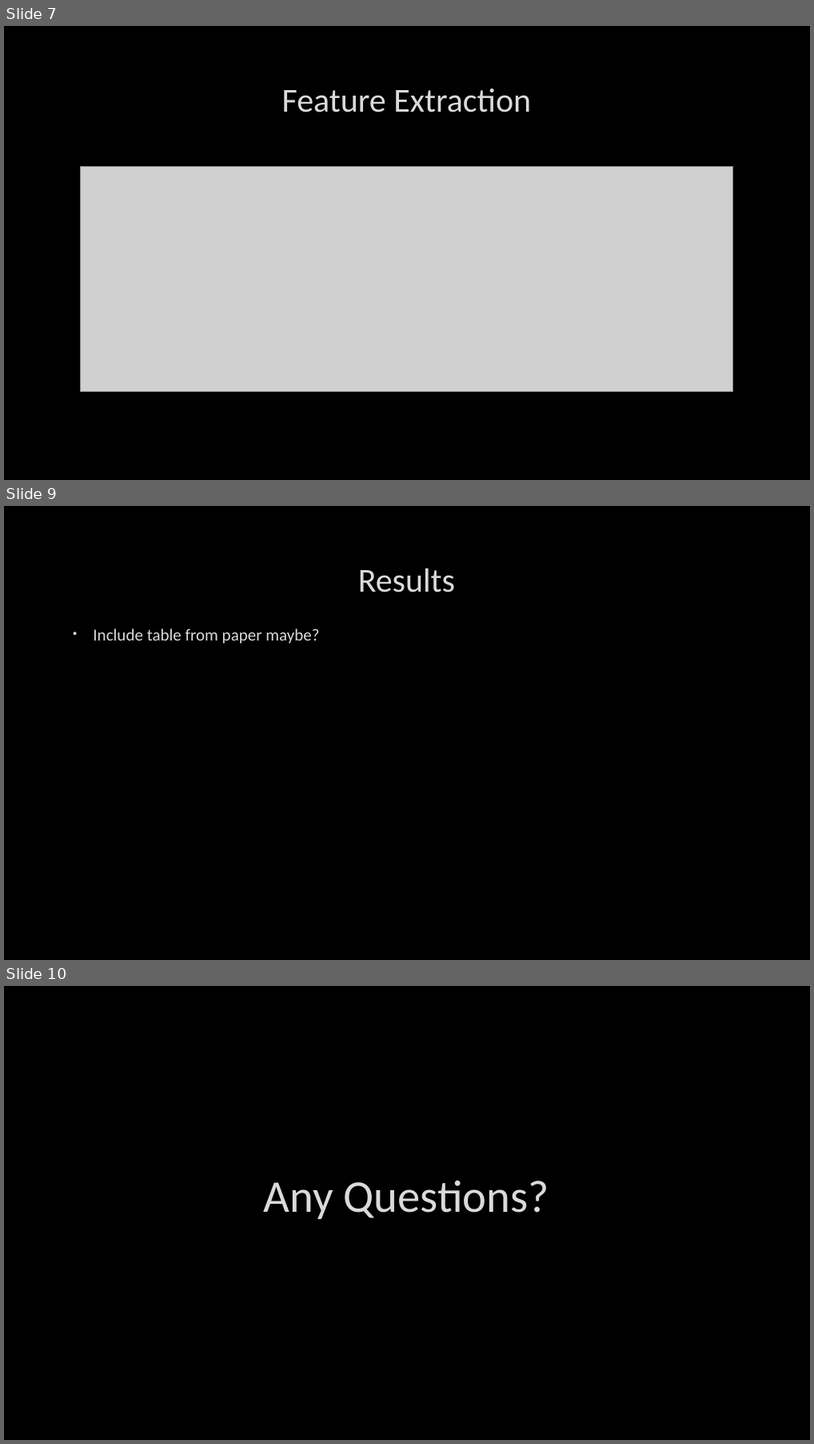
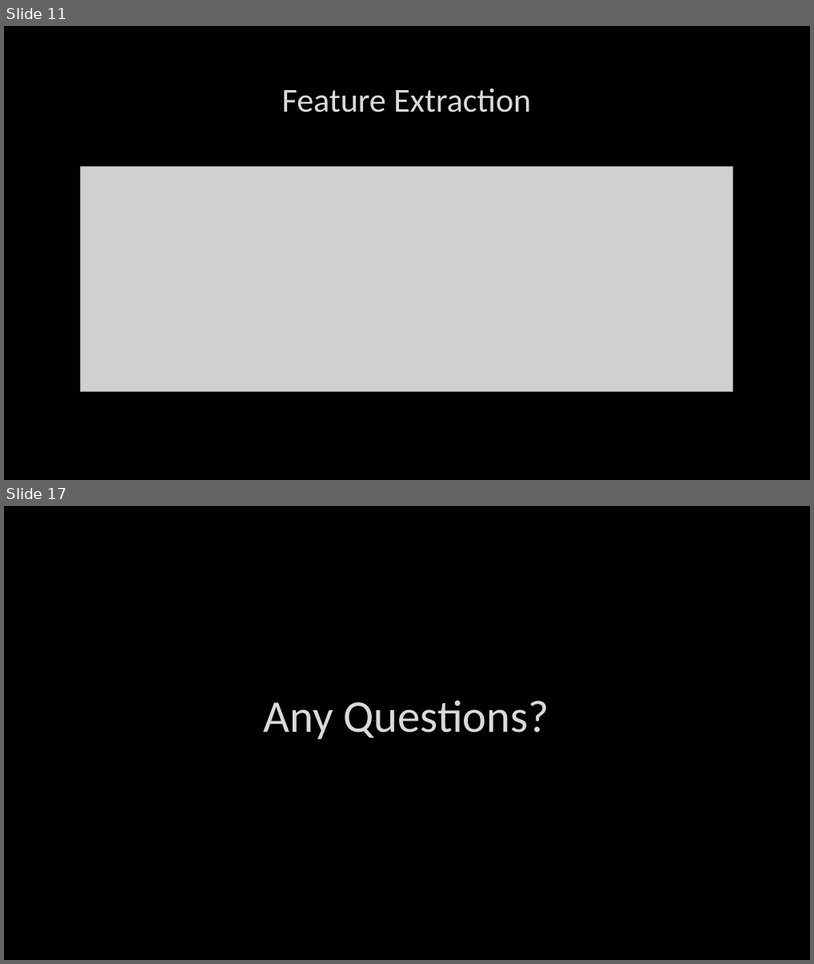
Before and after one commit to BradySheehan/Authorship_Verification, a slide deck: ai_project_presentation.pptx. Shown one above the other, each under a label of ours: slides 7, 9 and 10 before the commit, slides 11 and 17 after it; the slides between them are not shown. The pictures are 814x1444 and 814x964 pixels, drawn with LibreOffice and Linux fonts; fonts in the diff are those of the drawing; grey boxes stand for pictures; background and template pictures are left out. Boxes give left, top, right and bottom in pixels: in the first picture for what was removed or moved away, otherwise in the second. Text is boxed around its words. In the diff, an @@ line names an element or a change of style, - is before the commit and + after.

```diff
--- a/ai_project_presentation.pptx
+++ b/ai_project_presentation.pptx
@@ slide 9 removed at [4, 506, 810, 960], background picture (left out) @@
@@ title removed at [358, 568, 455, 592] @@
-Results
@@ text removed at [93, 628, 319, 644] @@
-• Include table from paper maybe?
@@ what was slide 7 is now slide 11 @@
@@ what was slide 10 is now slide 17 @@
```
Also in this commit, not shown: 3 slides changed, 10 slides added, 2 other slides removed, 2 other files.
